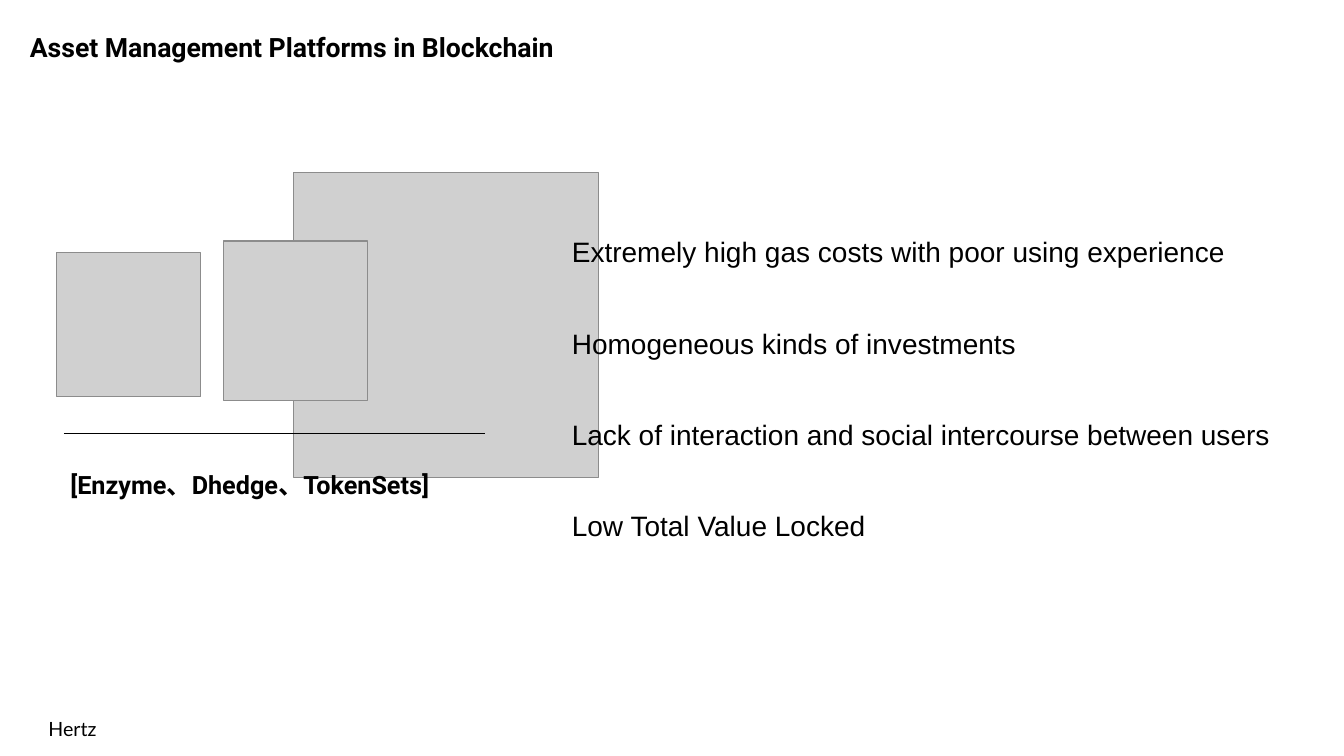
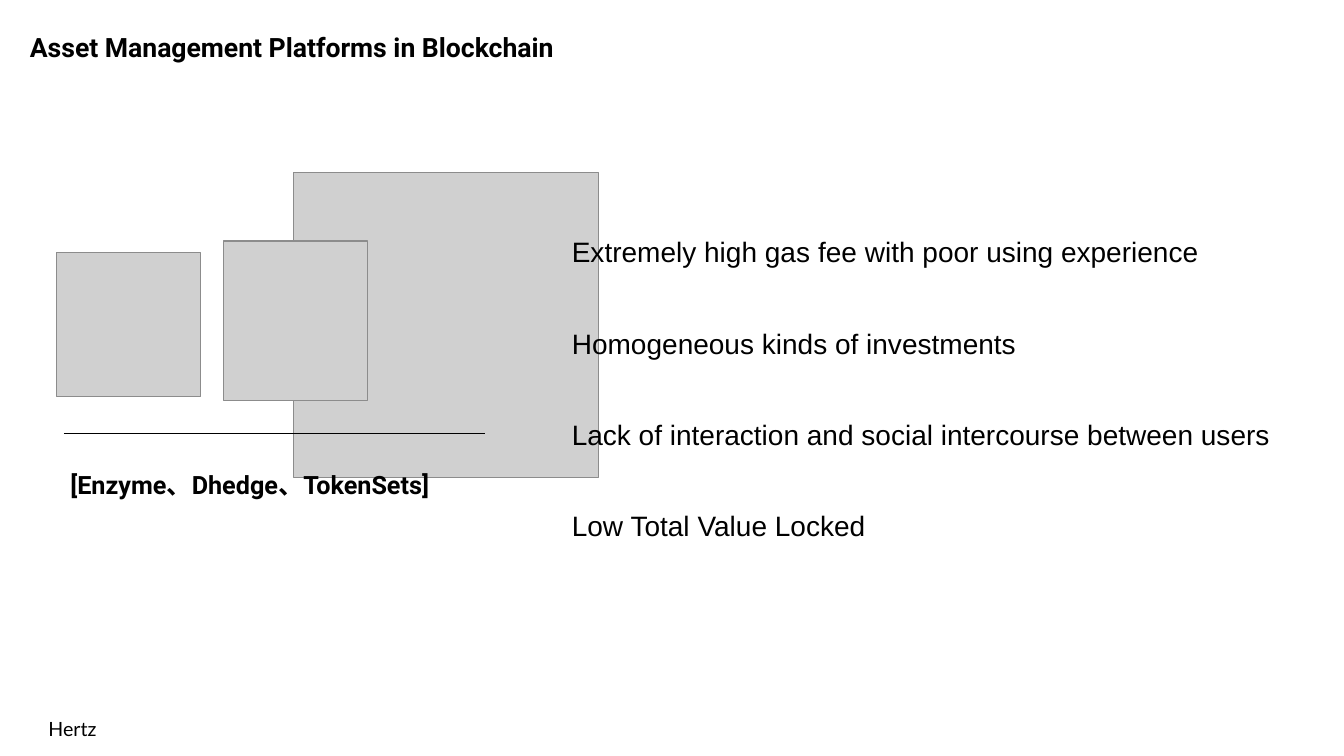
Before and after one commit to IOSGVentures/Layer2Hackathon, a slide deck: slide 4 of projects/Team-1-HertzFinance/hertz-pitchdeck.pptx. Drawn at 1344x756 pixels with LibreOffice and Linux fonts; fonts in the diff are those of the drawing; grey boxes stand for pictures; background and template pictures are left out. Boxes give left, top, right and bottom in pixels: in the first picture for what was removed or moved away, otherwise in the second. Text is boxed around its words. In the diff, an @@ line names an element or a change of style, - is before the commit and + after.

```diff
--- a/projects/Team-1-HertzFinance/hertz-pitchdeck.pptx
+++ b/projects/Team-1-HertzFinance/hertz-pitchdeck.pptx
@@ text at (572, 240, 1198, 267): text changed @@
-Extremely high gas costs with poor using experience
+Extremely high gas fee with poor using experience
```
Also in this commit, not shown: 6 other slides changed, 1 slide added, 1 slide removed.
